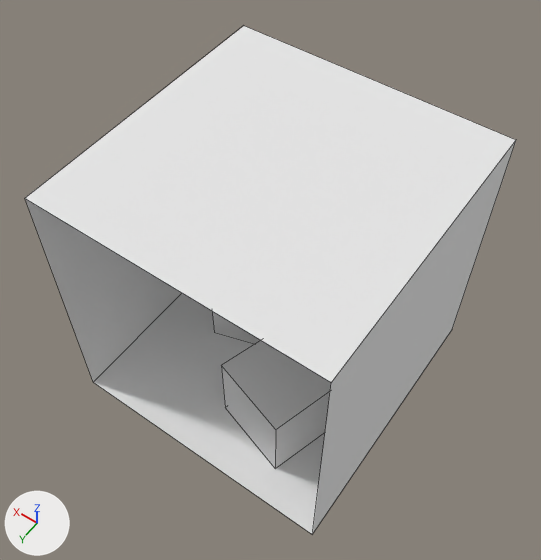
The OBJ model crayon-examples/assets/cornell_box.obj, before and after one commit.
The view is the same before and after, from a 50 mm camera at (-218.0, 437.0, 1376.0) aimed at (285.0, -267.0, 269.0). Lighting does not change. The marker at lower left points along +X, +Y and +Z. Mesh edges are drawn as thin lines. Where no turn or scale is listed for an object, it has been applied to the vertices.

The older version as bpy lines, for what is in view:
```python
me_ceiling = bpy.data.meshes.new('ceiling')
me_ceiling.from_pydata([(556.0, 0.0, 549.0), (556.0, -559.0, 549.0), (0.0, -559.0, 549.0), (0.0, 0.0, 549.0)], [], [(0, 1, 2, 3)])
me_ceiling.materials.append(mat_white)  # white #e7e7e7
me_green_wall = bpy.data.meshes.new('green_wall')
me_green_wall.from_pydata([(0.0, -559.0, 0.0), (0.0, 0.0, 0.0), (0.0, 0.0, 549.0), (0.0, -559.0, 549.0)], [], [(0, 1, 2, 3)])
me_green_wall.materials.append(mat_green)  # white #e7e7e7
me_short_block = bpy.data.meshes.new('short_block')
me_short_block.from_pydata([(130.0, -65.0, 165.0), (82.0, -225.0, 165.0), (240.0, -272.0, 165.0), (290.0, -114.0, 165.0), (290.0, -114.0, 0.0), (240.0, -272.0, 0.0), (130.0, -65.0, 0.0), (82.0, -225.0, 0.0)], [], [(0, 1, 2, 3), (4, 3, 2, 5), (6, 0, 3, 4), (7, 1, 0, 6), (5, 2, 1, 7)])
me_short_block.materials.append(mat_white)  # white #e7e7e7
ob_ceiling = bpy.data.objects.new('ceiling', me_ceiling)
ob_ceiling.location = (0.0, 0.0, 0.0)
ob_green_wall = bpy.data.objects.new('green_wall', me_green_wall)
ob_green_wall.location = (0.0, 0.0, 0.0)
ob_short_block = bpy.data.objects.new('short_block', me_short_block)
ob_short_block.location = (0.0, 0.0, 0.0)
# also in view: 'tall_block' at (368.0, -352.0, 165.0); 'floor' at (276.0, -280.0, 0.0); 'red_wall' at (553.0, -280.0, 274.0)
```
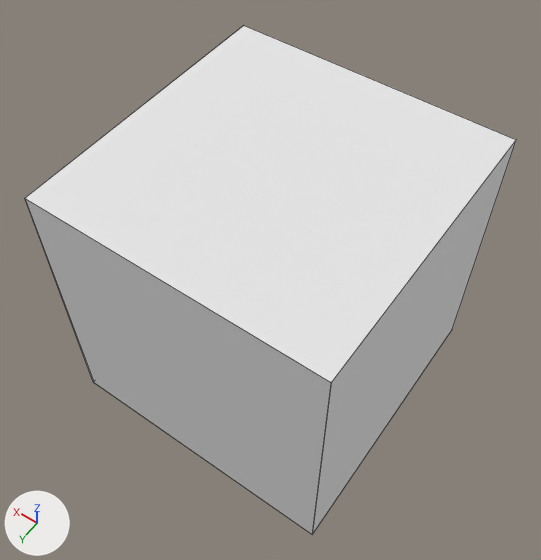
Location of each change, [x1, y1, x2, y2] in pixels of the pictures (541 x 560 px):
'front_wall', added: after [25, 199, 331, 534]
'floor', unchanged, covered by the edit: before [94, 293, 325, 534]
'red_wall', unchanged, covered by the edit: before [25, 199, 182, 382]; after [30, 213, 94, 382]
'short_block', unchanged, covered by the edit: before [221, 340, 331, 468]

Edits to the bpy script that builds the scene:
```text
Add me_front_wall:
    me_front_wall.from_pydata([(556.0, 0.0, 549.0), (0.0, 0.0, 549.0), (0.0, 0.0, 0.0), (550.0, 0.0, 0.0)], [], [(0, 1, 2, 3)])
    me_front_wall.materials.append(mat_light)  # white #e7e7e7
Add ob_front_wall:
    ob_front_wall = bpy.data.objects.new('front_wall', me_front_wall)
    ob_front_wall.location = (0.0, 0.0, 0.0)
```
